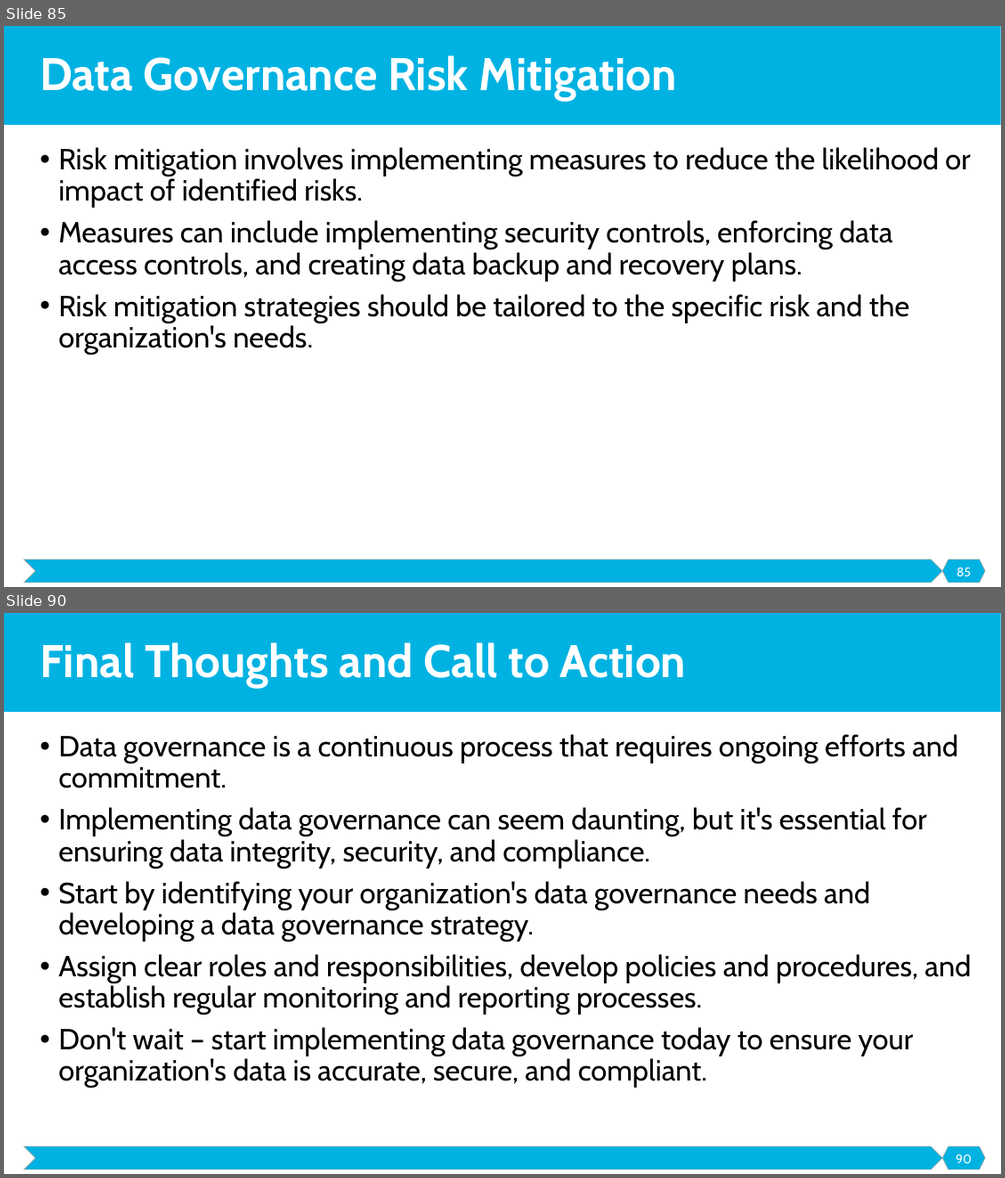
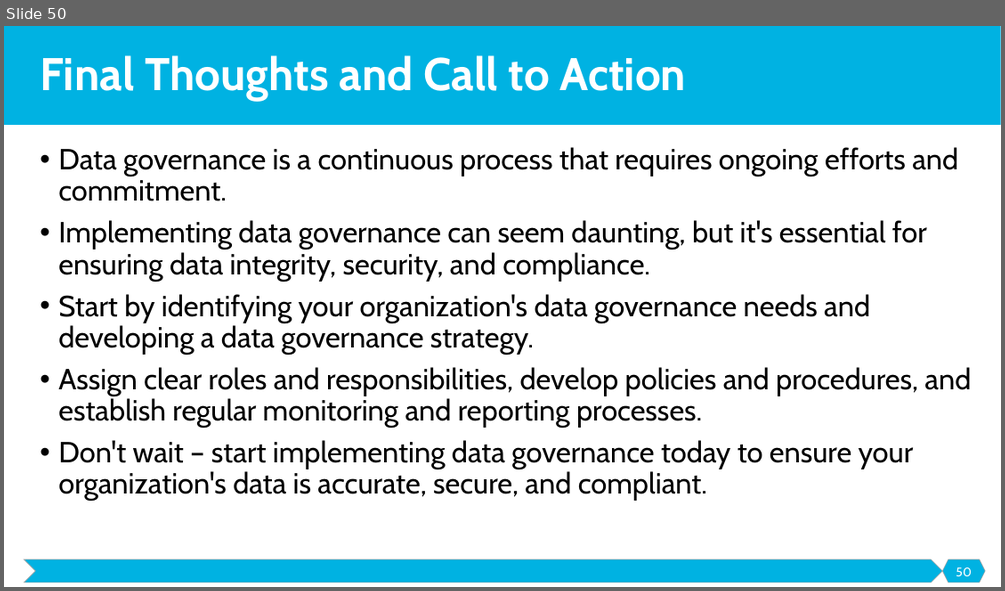
Before and after one commit to malenezi/malenezi, a slide deck: IS466/Lectures/2-DG-Roles and Responsibilities/Data Governance Roles and Responsibilities.pptx. Shown one above the other, each under a label of ours: slides 85 and 90 before the commit, slide 50 after it; the slides between them are not shown. The pictures are 1005x1178 and 1005x591 pixels, drawn with LibreOffice and Linux fonts; fonts in the diff are those of the drawing. Boxes give left, top, right and bottom in pixels: in the first picture for what was removed or moved away, otherwise in the second. Text is boxed around its words. In the diff, an @@ line names an element or a change of style, - is before the commit and + after.

```diff
--- a/IS466/Lectures/2-DG-Roles and Responsibilities/Data Governance Roles and Responsibilities.pptx
+++ b/IS466/Lectures/2-DG-Roles and Responsibilities/Data Governance Roles and Responsibilities.pptx
@@ slide 85 removed at (x1=4, y1=26, x2=1001, y2=587), background #FFFFFF; not listed: 3 template elements that a slide beside it also shows @@
@@ title removed at (x1=40, y1=55, x2=677, y2=100) @@
-Data Governance Risk Mitigation
@@ text removed at (x1=58, y1=147, x2=970, y2=354) @@
-• Risk mitigation involves implementing measures to reduce the likelihood or impact of identified risks.
-• Measures can include implementing security controls, enforcing data access controls, and creating data backup and recovery plans.
-• Risk mitigation strategies should be tailored to the specific risk and the organization's needs.
@@ page number removed at (x1=956, y1=567, x2=971, y2=577) @@
-85
@@ what was slide 90 is now slide 50 @@
@@ page number at (x1=955, y1=567, x2=971, y2=576): text changed @@
-90
+50
```
Also in this commit, not shown: 1 slide changed, 5 slides added, 44 other slides removed, 8 other files.
